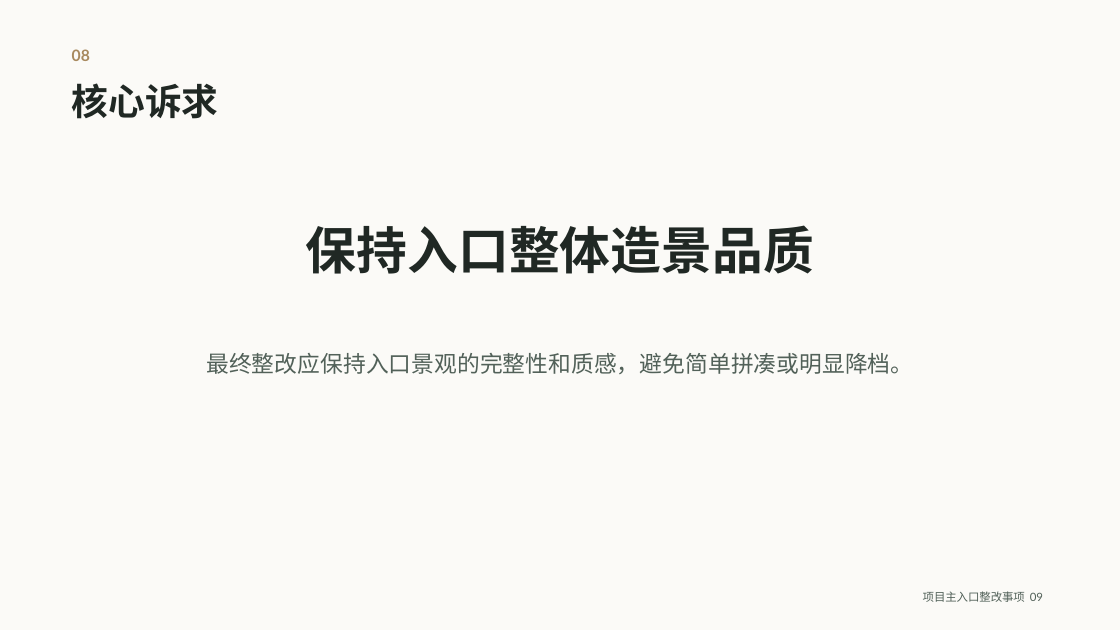
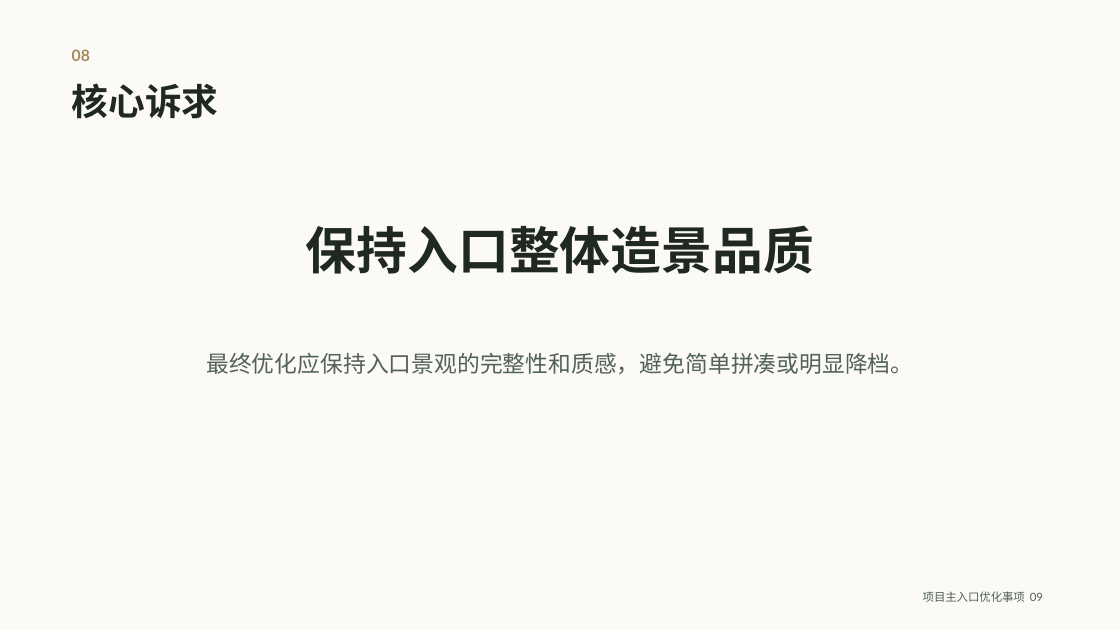
Before and after one commit to jwcesign/entrance-remediation-public-site, a slide deck: slide 9 of files/project-entrance-owner-opinion.pptx. Drawn at 1120x630 pixels with LibreOffice and Linux fonts; fonts in the diff are those of the drawing. Boxes give left, top, right and bottom in pixels: in the first picture for what was removed or moved away, otherwise in the second. Text is boxed around its words. In the diff, an @@ line names an element or a change of style, - is before the commit and + after.

```diff
--- a/files/project-entrance-owner-opinion.pptx
+++ b/files/project-entrance-owner-opinion.pptx
@@ text at (206,353,913,374): text changed @@
-最终整改应保持入口景观的完整性和质感，避免简单拼凑或明显降档。
+最终优化应保持入口景观的完整性和质感，避免简单拼凑或明显降档。
@@ text at (923,591,1043,602): text changed @@
-项目主入口整改事项 09
+项目主入口优化事项 09
```
Also in this commit, not shown: 8 other slides changed, 12 other files.
